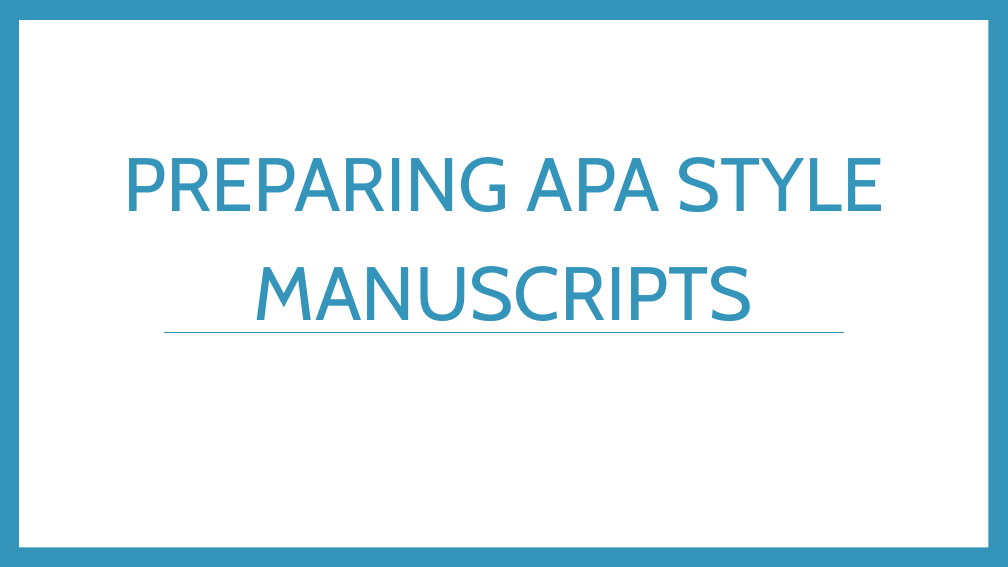
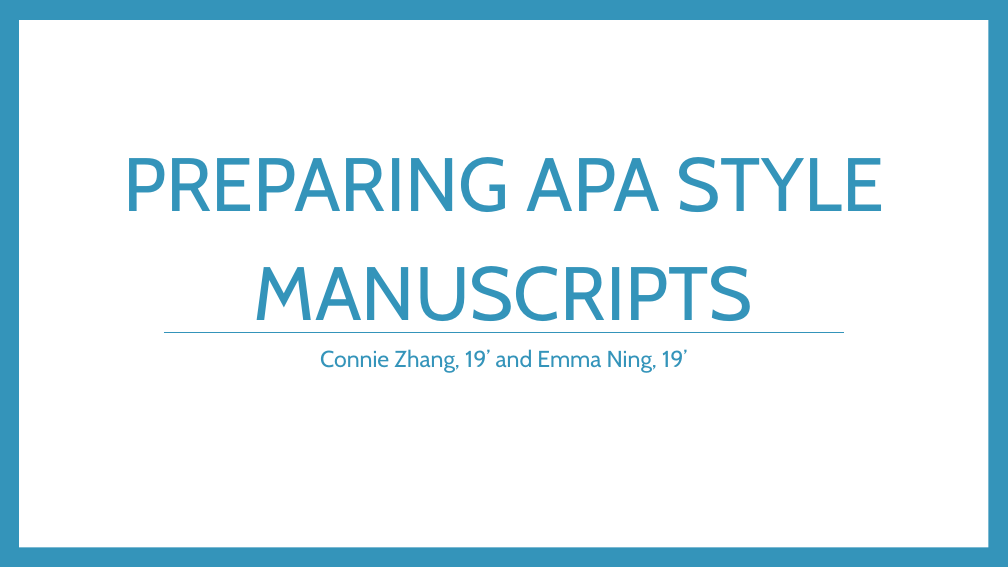
Before and after one commit to RandiLGarcia/smith-r-workshop, a slide deck: slide 8 of docs/Day 2 Slides.pptx (slide 4 before the commit). Drawn at 1008x567 pixels with LibreOffice and Linux fonts; fonts in the diff are those of the drawing. Boxes give left, top, right and bottom in pixels: in the first picture for what was removed or moved away, otherwise in the second. Text is boxed around its words. In the diff, an @@ line names an element or a change of style, - is before the commit and + after.

```diff
--- a/docs/Day 2 Slides.pptx
+++ b/docs/Day 2 Slides.pptx
@@ text added at [320, 349, 687, 373], 22 pt, text #3494BA @@
+Connie Zhang, 19’ and Emma Ning, 19’
```
Also in this commit, not shown: 2 other slides changed, 11 slides added, 9 other files.
